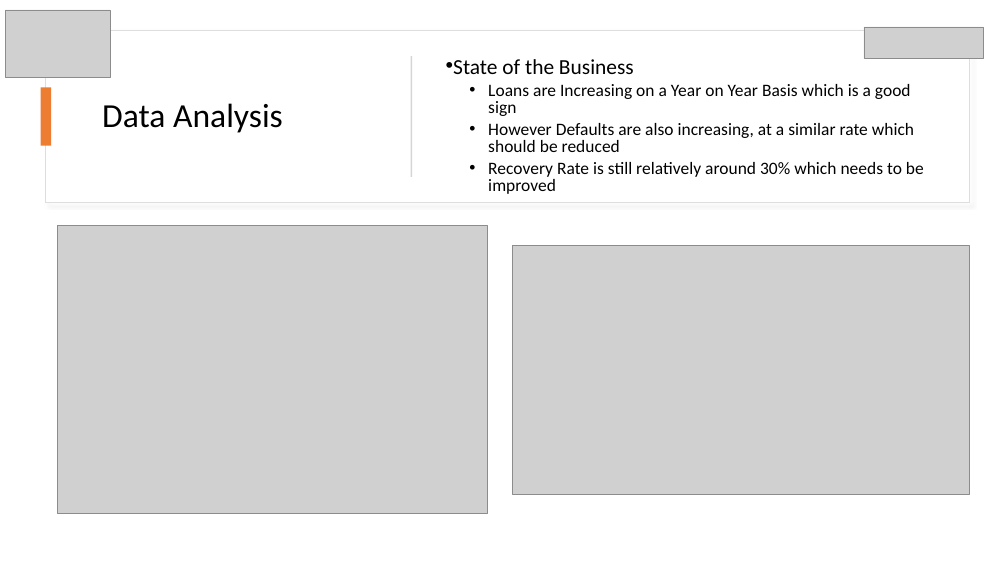
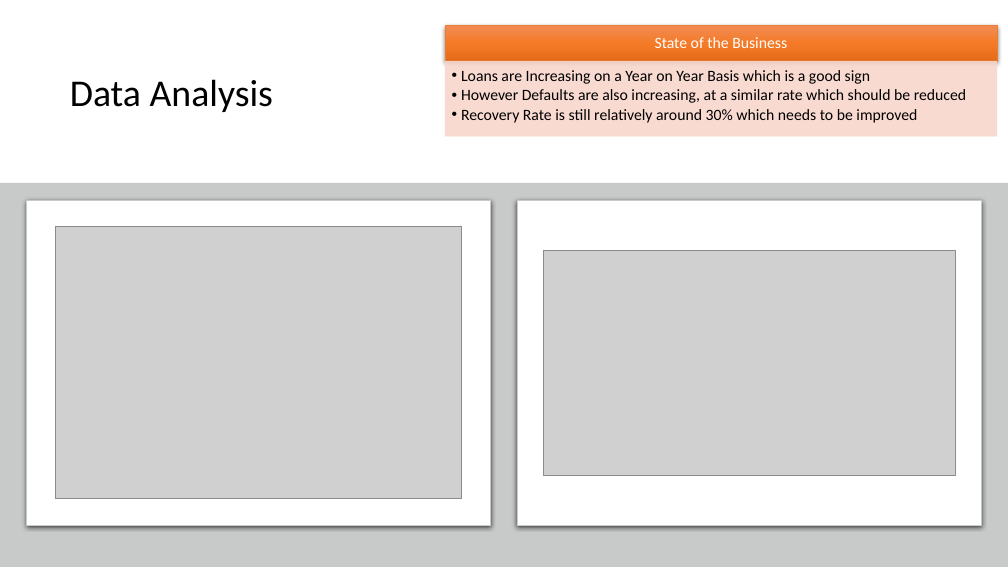
Before and after one commit to rramchan12/Lending-Club-EDA-CaseStudy, a slide deck: slide 4 of LendingClubCaseStudy.pptx. Drawn at 1008x567 pixels with LibreOffice and Linux fonts; fonts in the diff are those of the drawing; grey boxes stand for pictures; background and template pictures are left out. Boxes give left, top, right and bottom in pixels: in the first picture for what was removed or moved away, otherwise in the second. Text is boxed around its words. In the diff, an @@ line names an element or a change of style, - is before the commit and + after.

```diff
--- a/LendingClubCaseStudy.pptx
+++ b/LendingClubCaseStudy.pptx
@@ picture removed at [5, 10, 110, 77] @@
@@ title "Data Analysis": place and size @@
-title "Data Analysis" at [102, 103, 283, 133]
+title "Data Analysis" at [70, 79, 273, 112]
@@ title "Data Analysis" at [70, 79, 273, 112]: size 32 to 36 pt @@
@@ rectangle added at [445, 26, 997, 61], fill gradient #F18C57 to #F67B28 to #E56C19, outline #ED7D31 0.5 pt @@
@@ rectangle removed at [46, 30, 969, 203] @@
@@ rectangle removed at [411, 56, 412, 177] @@
@@ text at [453, 59, 634, 74]: paragraph removed @@
-• State of the Business
@@ text added at [655, 37, 787, 48], 15 pt, text #FFFFFF @@
+State of the Business
@@ rectangle removed at [41, 88, 51, 146] @@
@@ text "Loans are Increasing on a ..." at [461, 70, 966, 123]: size 16.6 to 15 pt; indent changed; line spacing 0.8 to 0.9; less space between paragraphs; vertical alignment middle to top @@
@@ rectangle added at [445, 61, 997, 136], fill #F8D7CE at 90% opacity, outline #F8D7CE 0.5 pt @@
@@ rectangle added at [0, 183, 1008, 567], fill #C8CACA @@
@@ rounded rectangle added at [26, 200, 491, 526], fill #FFFFFF, outline #C8CACA 0.75 pt @@
@@ rounded rectangle added at [517, 200, 982, 526], fill #FFFFFF, outline #C8CACA 0.75 pt @@
@@ picture: place and size @@
-picture at [57, 225, 488, 513]
+picture at [55, 227, 462, 499]
@@ picture: place and size @@
-picture at [513, 245, 969, 495]
+picture at [544, 251, 955, 476]
```
Also in this commit, not shown: 3 other slides changed, 1 other file.
